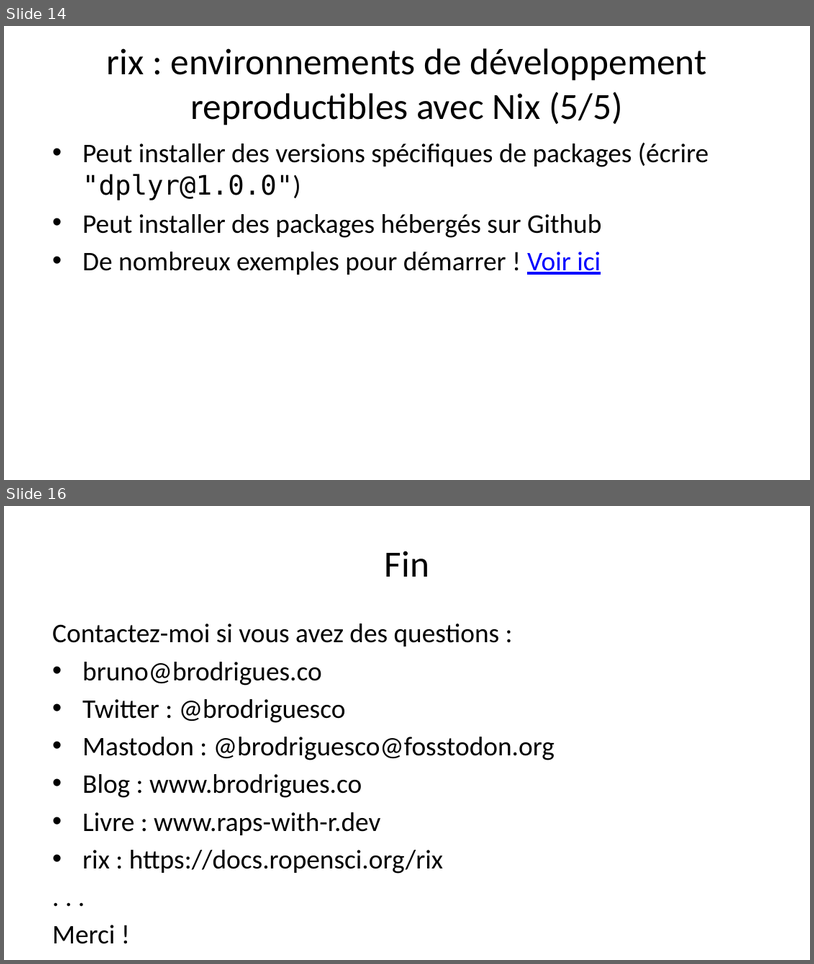
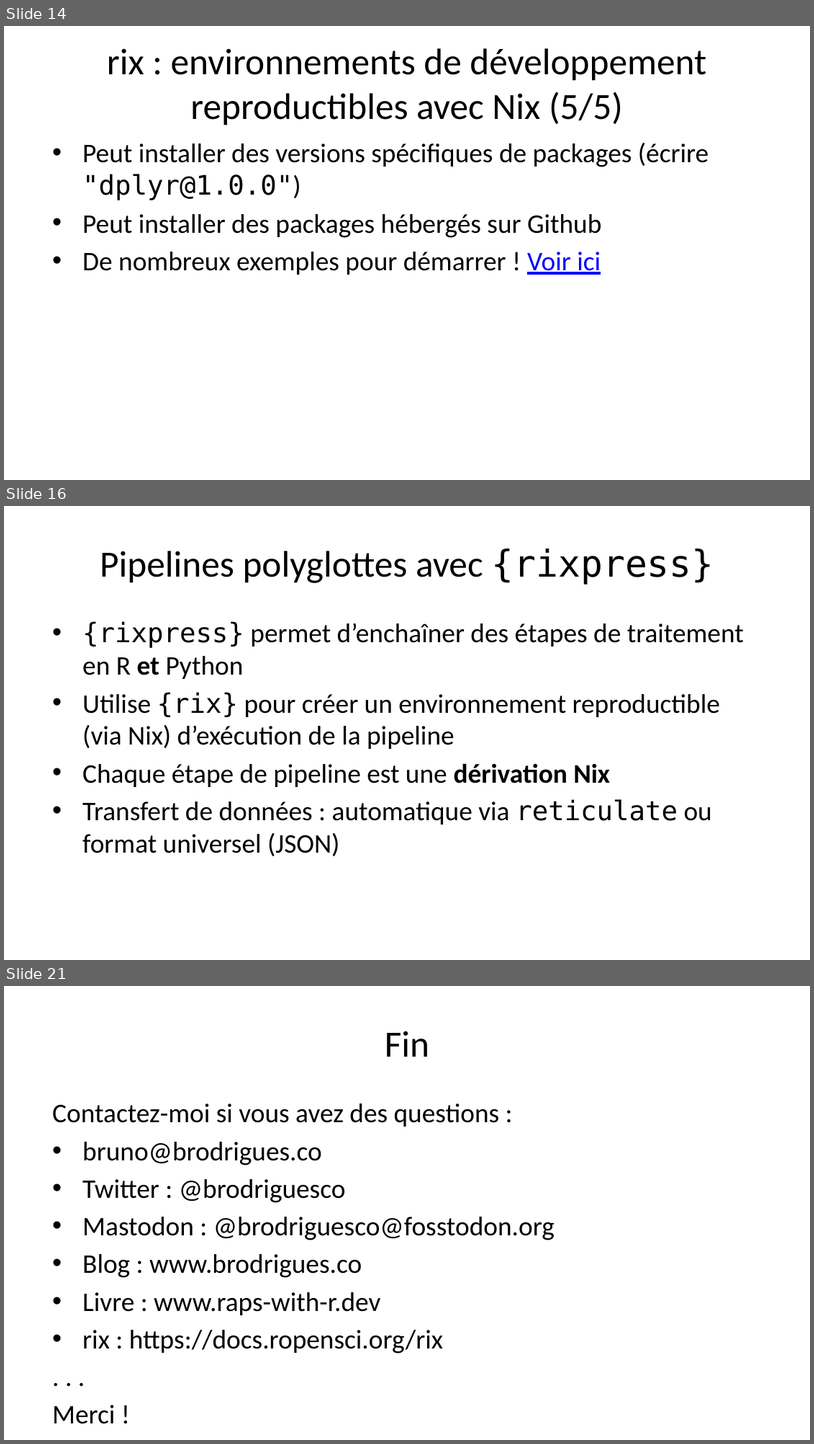
Before and after one commit to b-rodrigues/repro_rrr, a slide deck: docs/index.pptx. Shown one above the other, each under a label of ours: slides 14 and 16 before the commit, slides 14, 16 and 21 after it; the slides between them are not shown. The pictures are 814x964 and 814x1444 pixels, drawn with LibreOffice and Linux fonts; fonts in the diff are those of the drawing. Boxes give left, top, right and bottom in pixels: in the first picture for what was removed or moved away, otherwise in the second. Text is boxed around its words. In the diff, an @@ line names an element or a change of style, - is before the commit and + after.

```diff
--- a/docs/index.pptx
+++ b/docs/index.pptx
@@ slide 16 added at <box>4,506,810,960</box>, background #FFFFFF @@
@@ title added at <box>100,548,715,584</box>, 33 pt, text #000000 @@
+Pipelines polyglottes avec {rixpress}
@@ text added at <box>82,621,744,856</box>, 24 pt, text #000000 @@
+• {rixpress} permet d’enchaîner des étapes de traitement en R et Python
+• Utilise {rix} pour créer un environnement reproductible (via Nix) d’exécution de la pipeline
+• Chaque étape de pipeline est une dérivation Nix
+• Transfert de données : automatique via reticulate ou format universel (JSON)
@@ what was slide 16 is now slide 21 @@
```
Also in this commit, not shown: 1 slide changed, 4 other slides added, 12 other files.
